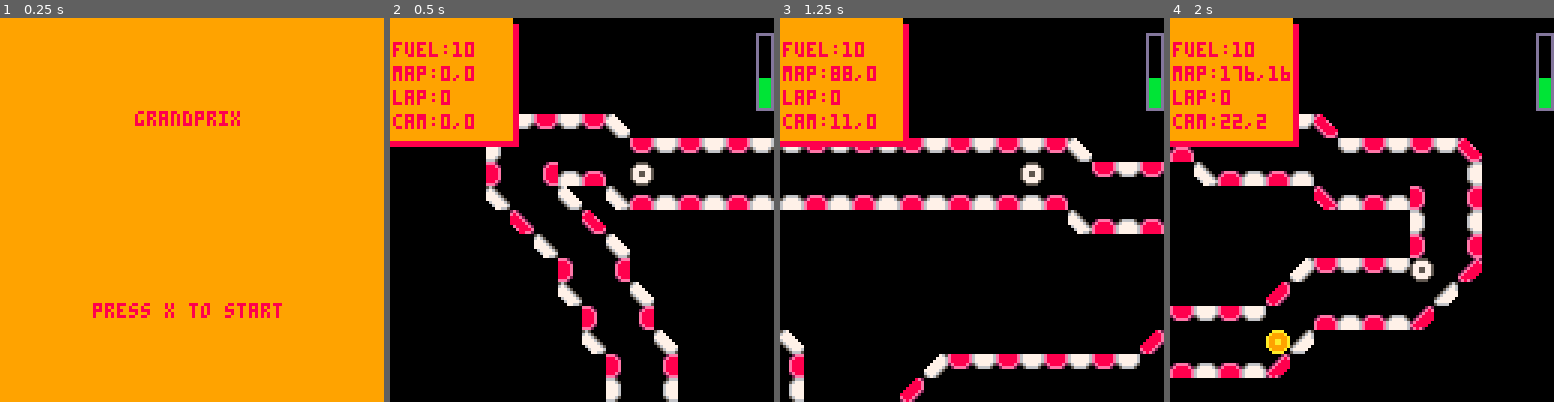
Above: before the commit, frames 1-4 (left to right).
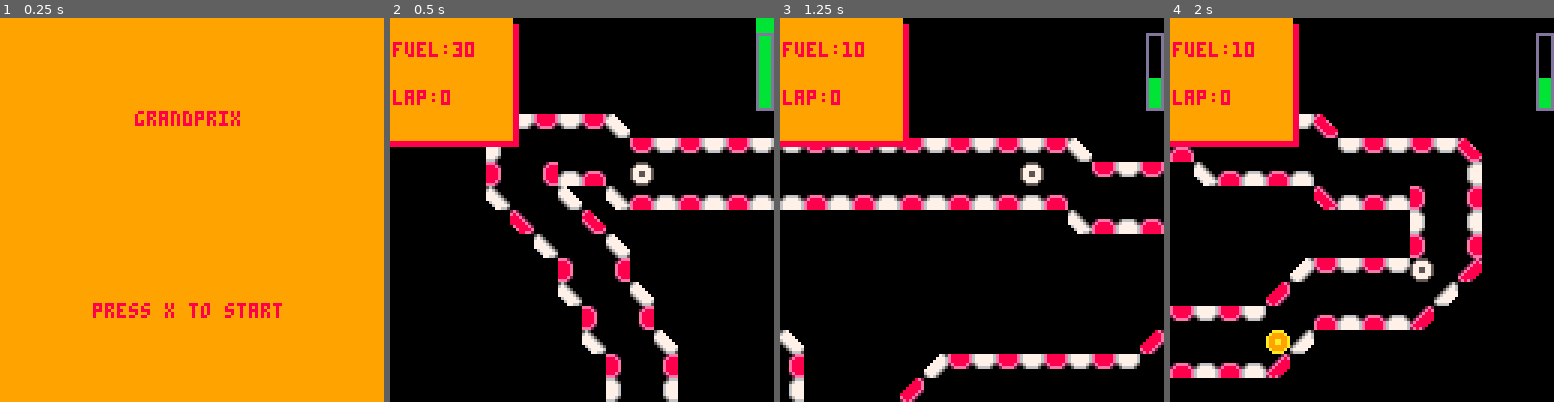
Above: after the commit, the same moments.

Repository: mmckendry/GrandPrixP8
Game: PICO-8 cartridge grandprix.p8
The game is run twice, just before and just after one commit, with the same random seed, the same clock (stepped at 60 frames per second) and the same inputs.
Inputs:
- Up to frame 1 (0.25 s): no input
- Up to frame 2 (0.5 s): tap X (X key) at 0.33 s
- Up to frame 3 (1.25 s): tap O (Z key) at 0.7 s; tap X (X key) at 1.07 s
- Up to frame 4 (2 s): hold Right from 1.6 s (still down); tap O (Z key) at 1.7 s; tap X (X key) at 1.85 s

Frame 1 is identical in both runs. In frame 2, 1.3% of the frame differs, in the area x 0-100%, y 0-29%; in frame 3, 0.8%; in frame 4, 0.9%.

Commit message:
Create common function to display scene titles consitently. General refactoring

Diff:
--- a/grandprix.p8
+++ b/grandprix.p8
@@ -1,20 +1,19 @@
 pico-8 cartridge // http://www.pico-8.com
 version 29
 __lua__
- scene=0
- lap=0
- first=true
- timer=0
 
  function _init()
-
+  screenwidth = 127
+  screenheight = 127
+  make_player()
+  scene=0
+  lap=0
+  timer=0
   delay=0
-  make_player()
   shake=0
-  last_x=0
-  last_y=0
   display=false
   is_generated=false
+  first=true
  end
 
  function _update()
@@ -80,7 +79,9 @@
  camera(shakex,shakey)
  shake = shake*0.95
 
- if (shake<0.05) shake=0
+ if (shake<0.05) then
+  shake=0
+ end
 end
 
 --collision detection
@@ -165,16 +166,14 @@
  car[2]["cy"]=next_step[2]
 end
 -->8
--- display
+--display
 function metrics()
- local x = c.x*8
- local y = c.y*8
+ local x=c.x*8
+ local y=c.y*8
  rectfill(x,y+42,x+42,y+2,8)
  rectfill(x,y+40,x+40,y+0,9)
  print("fuel:"..player.fuel,x+1,y+8,8)
- print("map:"..x..","..y,x+1,y+16,8)
  print("lap:"..lap,x+1,y+24,8)
- print("cam:"..c.x ..","..c.y,x+1,y+32,8)
 end
 
 function display_pit_message()
@@ -185,19 +184,19 @@
  local x=c.x*8
  local y=c.y*8
 
-  rectfill(x+122,y+30,x+128,y+30-player["fuel"],11)
-  rect(x+122,y+5,x+127,y+30,13)
+ rectfill(x+122,y+30,x+127,y+30-player.fuel,11)
+ rect(x+122,y+5,x+127,y+30,13)
 end
 
 function out_of_fuel()
  local text="you are out of fuel!"
- if (player.fuel == 0) then
-  display = true
-  set_textwindow(text, 8, 9, 8)
- end
-end
-
-function set_textwindow(text, bg, fg, t_colour, x, y)
+ if (player.fuel==0) then
+  display=true
+  set_textwindow(text,8,9,8)
+ end
+end
+
+function set_textwindow(text,bg,fg,t_colour,x,y)
  textlabel=text
  text_colour=t_colour
  fg_colour=fg
@@ -205,8 +204,8 @@
 end
 
 function display_textwindow()
-local x = c.x*8
-local y = c.y*8
+ local x=c.x*8
+ local y=c.y*8
  if (display) then
   rectfill(x+12,y+42,x+122,y+82,bg_colour)
   rectfill(x+10,y+40,x+120,y+80,fg_colour)
@@ -214,12 +213,18 @@
  end
 end
 
+function display_scene(title,message,fg_colour,bg_colour)
+ rectfill(0,0,screenwidth,screenheight,fg_colour)
+ print(title,hcenter(title),vcenter(screenheight),bg_colour)
+ print(message,hcenter(message),(vcenter(screenheight))+(screenheight/2),bg_colour)
+end
+
 function hcenter(s)
- return (screenwidth / 2)-flr((#s*4)/2)
+ return (screenwidth/2)-flr((#s*4)/2)
 end
 
 function vcenter(s)
- return (screenheight /2)-flr(5/2)
+ return (screenheight/4)
 end
 
 function drawtrack()
@@ -228,46 +233,35 @@
 -->8
 --player functions
 function make_player()
- player={{lx=0,ly=8},{cx=7,cy=5},{nx=0,ny=8},fuel=10}
+ player={{lx=0,ly=8},{cx=7,cy=5},{nx=0,ny=8},fuel=30}
  opponent={{lx=0,ly=8},{cx=16,cy=6},{nx=0,ny=8},fuel=10}
 end
 
 function move_player()
  local new_x,new_y=player[2]["cx"],player[2]["cy"]
- local text = "box box box!"
-
- if (btnp(⬇️)) then
-  if(fuel != 0) then
-   pathfinding()
-  end
- end
+
  if(btnp(❎)) then
-   display = true
-   set_textwindow(text, 8, 7, 8)
- end
-  if(btnp(🅾️)) then
-    display = false
-    fuel = 10
-    scene = 3
- end
-
+  local text="box box box!"
+  display=true
+  set_textwindow(text,8,7,8)
+ end
+ if(btnp(🅾️)) then
+  display=false
+  fuel=10
+  scene=3
+ end
 end
 -->8
 --title screen
-screenwidth = 127
-screenheight = 127
-
 function title_draw()
- local titletxt = "grandprix"
- local starttxt = "press x to start"
- rectfill(0,0,screenwidth, screenheight, 9)
- print(titletxt, hcenter(titletxt), screenheight/4, 8)
- print(starttxt, hcenter(starttxt), (screenheight/4)+(screenheight/2),8)
+ local title="grandprix"
+ local message="press x to start"
+ display_scene(title, message,9,8)
 end
 
 function title_update()
   if (btnp(❎)) then
-   scene = 1
+   scene=1
   end
 end
 
@@ -280,11 +274,9 @@
 
 function pitstop_draw()
  camera_shake()
- local titletxt = "pitstop!"
- local starttxt = "x to release!"
- rectfill(0,0,screenwidth, screenheight, 7)
- print(titletxt, hcenter(titletxt), screenheight/4, 8)
- print(starttxt, hcenter(starttxt), (screenheight/4)+(screenheight/2),8)
+ local title="pitstop!"
+ local message="x to release!"
+ display_scene(title,message,7,8)
  generate_sequence()
 end
 
@@ -338,7 +330,7 @@
 function check_sequence(button)
  if(s_finished==false) then
   if (shake<0.1000) then
-   if(s[s_count]["v"] == button) then
+   if(s[s_count]["v"]==button) then
     s[s_count]["c"]=9
     s_count+=1
     if(s_count==5) then
@@ -372,16 +364,14 @@
 --finish state
 function finish_draw()
  camera()
- local titletxt = "finish!"
- local starttxt = "x to start again!"
- rectfill(0,0,screenwidth, screenheight, 8)
- print(titletxt, hcenter(titletxt), screenheight/4, 9)
- print(starttxt, hcenter(starttxt), (screenheight/4)+(screenheight/2),9)
+ local title="finish!"
+ local message="x to start again!"
+ display_scene(title,message,8,9)
 end
 
 function finish_update()
   if (btnp(❎)) then
-   scene = 1
+   scene=1
   end
 end
 __gfx__
